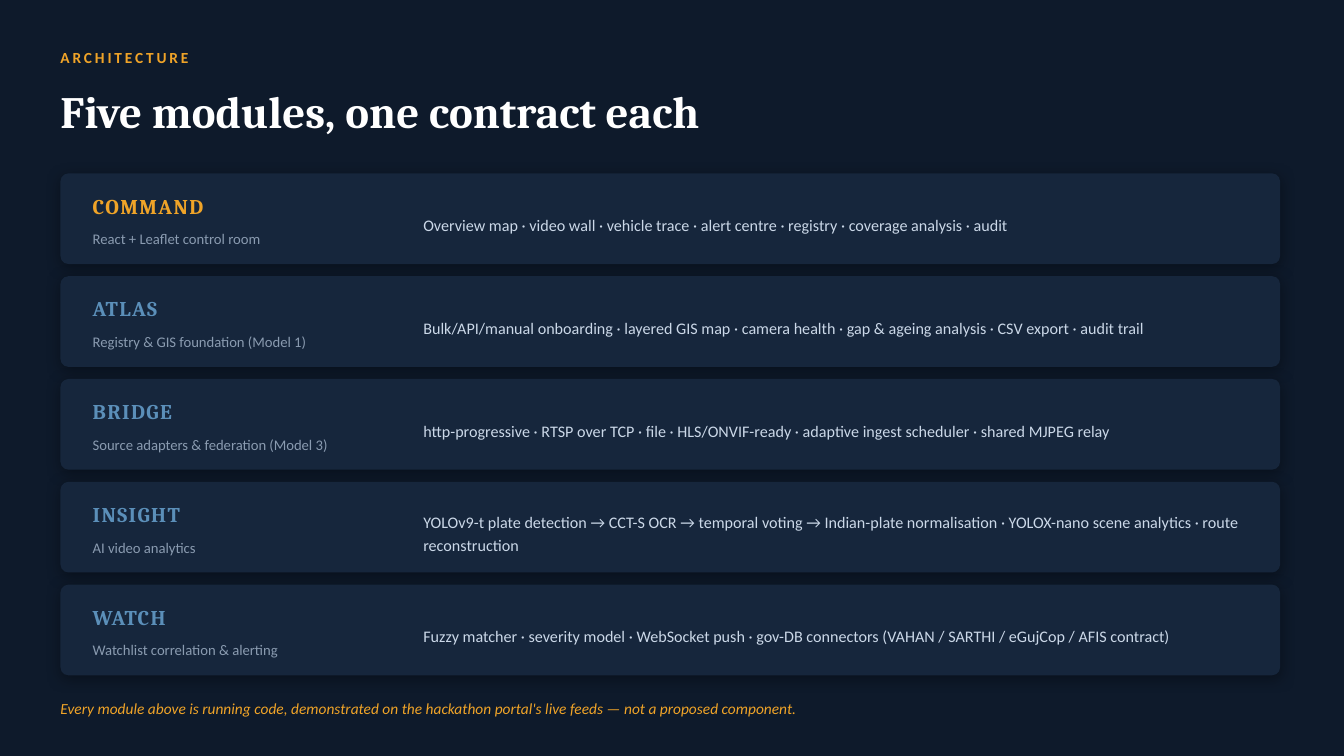
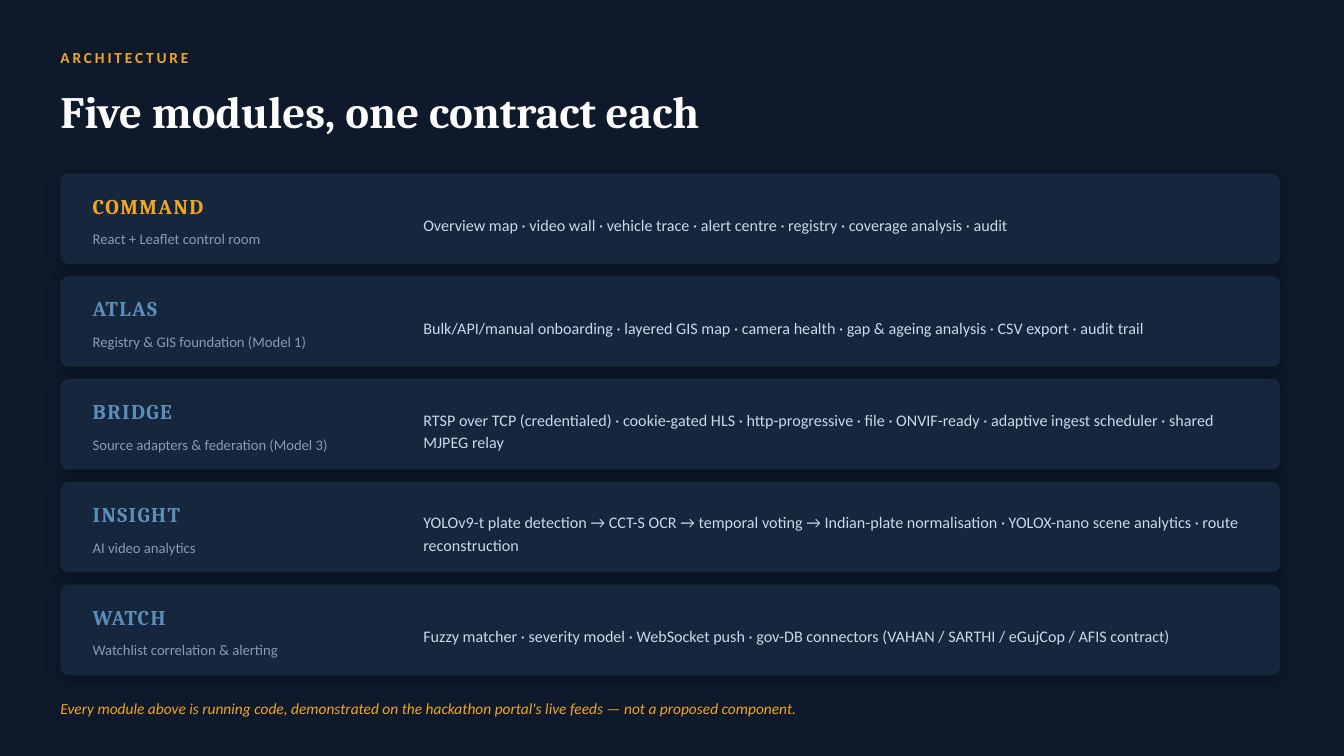
Before and after one commit to laveshparyani/SUTRA, a slide deck: slide 4 of submission/SUTRA_Solution_Presentation.pptx. Drawn at 1344x756 pixels with LibreOffice and Linux fonts; fonts in the diff are those of the drawing. Boxes give left, top, right and bottom in pixels: in the first picture for what was removed or moved away, otherwise in the second. Text is boxed around its words. In the diff, an @@ line names an element or a change of style, - is before the commit and + after.

```diff
--- a/submission/SUTRA_Solution_Presentation.pptx
+++ b/submission/SUTRA_Solution_Presentation.pptx
@@ text at box(423, 414, 1213, 451): text changed @@
-http-progressive · RTSP over TCP · file · HLS/ONVIF-ready · adaptive ingest scheduler · shared MJPEG relay
+RTSP over TCP (credentialed) · cookie-gated HLS · http-progressive · file · ONVIF-ready · adaptive ingest scheduler · shared MJPEG relay
```
Also in this commit, not shown: 2 other slides changed, 7 other files.
